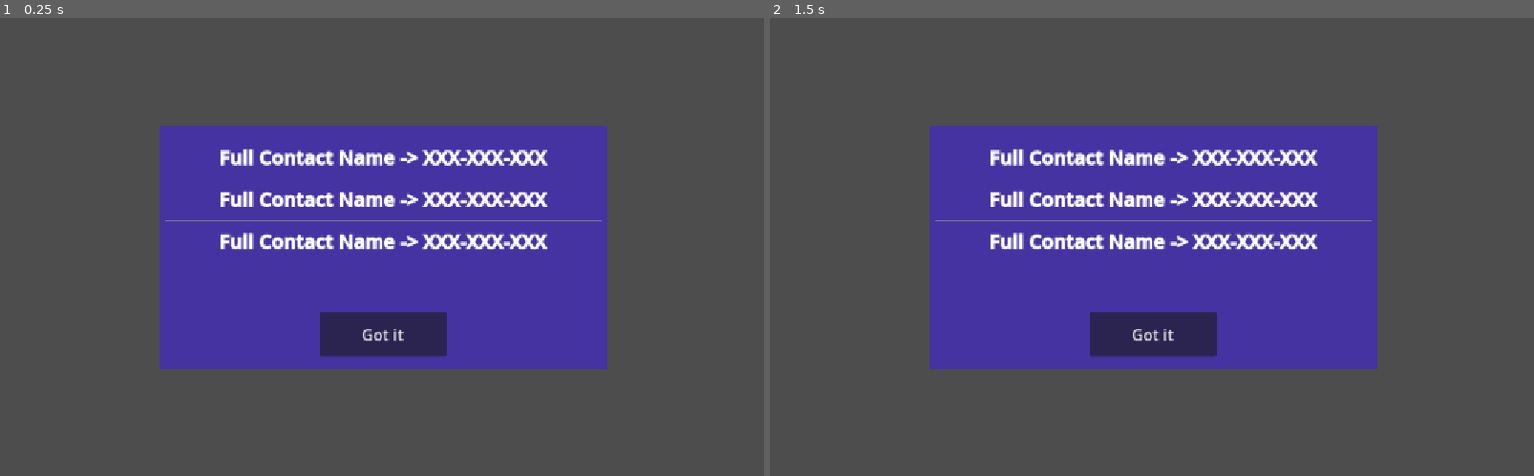
Above: before the commit, frames 1-2 (left to right).
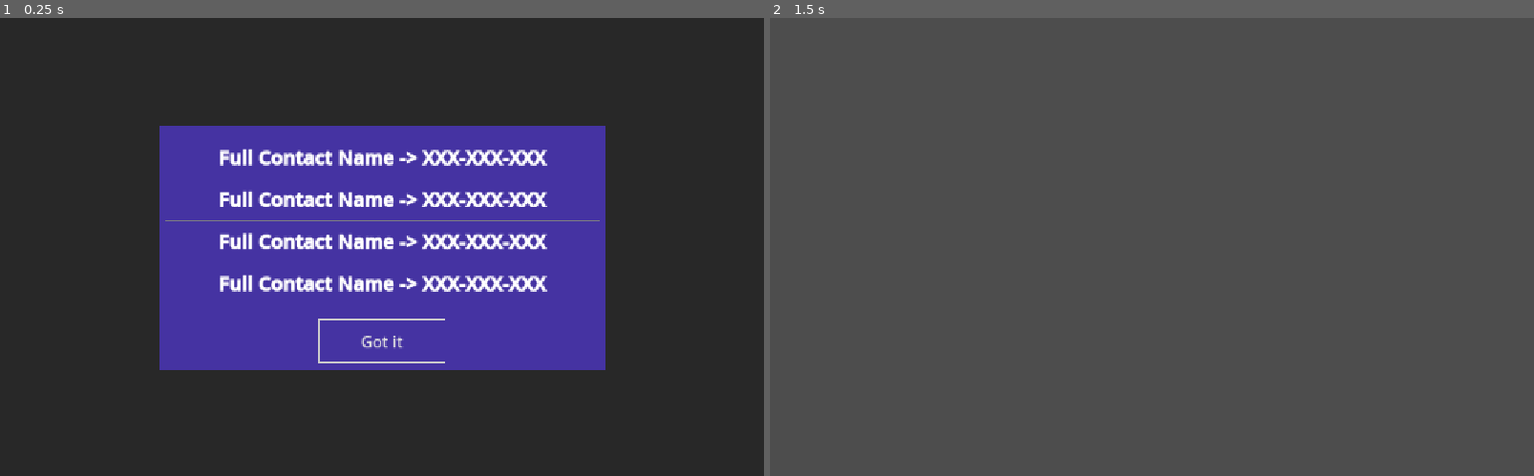
Above: after the commit, the same moments.

Repository: cyschneck/new-phone-who-dis
Game: Godot game, scene res://scenes/manager/correct_popup.tscn
Same seed, same stepped clock (60 frames per second), same inputs: the game is played once before the commit and once after it. This scene is started directly instead of the project's main scene.
Inputs (mouse positions are in pixels of both pictures, inside the frame that each line leads up to):
- Up to frame 1 (0.25 s): no input
- Up to frame 2 (1.5 s): click "Got it" at 0.5 s; click (1152, 334) at 1.25 s, where only the run before the commit has a clickable "Got it"

The runs differ from the first frame. In frame 1, 73% of the frame differs, in the area x 0-100%, y 0-100%; in frame 2, 31%.

Commit message:
prevent passthrough mouse input on popup

Diff:
--- a/new-phone-who-dis/scenes/manager/correct_popup.tscn
+++ b/new-phone-who-dis/scenes/manager/correct_popup.tscn
@@ -1,45 +1,59 @@
-[gd_scene load_steps=3 format=3 uid="uid://brrq7l7yd1vy"]
+[gd_scene load_steps=5 format=3 uid="uid://brrq7l7yd1vy"]
 
 [ext_resource type="Script" uid="uid://cckvljikq27y" path="res://scripts/managers/correct_popup.gd" id="1_we1my"]
 [ext_resource type="PackedScene" uid="uid://bagtumglcy8a2" path="res://scenes/manager/correct_guess.tscn" id="2_r26vb"]
 
-[node name="CorrectPopup" type="ColorRect"]
-top_level = true
-z_index = 1
+[sub_resource type="StyleBoxFlat" id="StyleBoxFlat_r26vb"]
+bg_color = Color(0.423566, 0.367161, 0.876761, 1)
+border_width_left = 2
+border_width_top = 2
+border_width_right = 2
+border_width_bottom = 2
+
+[sub_resource type="StyleBoxFlat" id="StyleBoxFlat_ts6l2"]
+bg_color = Color(0.6, 0.6, 0.6, 0)
+border_width_left = 2
+border_width_top = 2
+border_width_right = 2
+border_width_bottom = 2
+
+[node name="CorrectPopup" type="CanvasLayer"]
+process_mode = 3
+script = ExtResource("1_we1my")
+
+[node name="BlockInput" type="ColorRect" parent="."]
+anchors_preset = 15
+anchor_right = 1.0
+anchor_bottom = 1.0
+grow_horizontal = 2
+grow_vertical = 2
+color = Color(0, 0, 0, 0.47451)
+
+[node name="Container" type="Control" parent="."]
+custom_minimum_size = Vector2(700, 385)
+layout_mode = 3
 anchors_preset = 8
 anchor_left = 0.5
 anchor_top = 0.5
 anchor_right = 0.5
 anchor_bottom = 0.5
-offset_left = -351.5
-offset_top = -192.0
-offset_right = 351.5
-offset_bottom = 192.0
+offset_left = -20.0
+offset_top = -20.0
+offset_right = 20.0
+offset_bottom = 20.0
 grow_horizontal = 2
 grow_vertical = 2
-color = Color(0.270705, 0.201221, 0.634964, 1)
-script = ExtResource("1_we1my")
+size_flags_horizontal = 4
+size_flags_vertical = 4
 
-[node name="ClosePopup" type="Button" parent="."]
-custom_minimum_size = Vector2(200, 70)
-layout_mode = 1
-anchors_preset = 7
-anchor_left = 0.5
-anchor_top = 1.0
-anchor_right = 0.5
-anchor_bottom = 1.0
-offset_left = -100.0
-offset_top = -90.0
-offset_right = 100.0
-offset_bottom = -20.0
-grow_horizontal = 2
-grow_vertical = 0
-size_flags_horizontal = 4
-size_flags_vertical = 8
-theme_override_font_sizes/font_size = 25
-text = "Got it"
+[node name="PopupColor" type="ColorRect" parent="Container"]
+show_behind_parent = true
+layout_mode = 2
+offset_right = 700.0
+offset_bottom = 385.0
+color = Color(0.270588, 0.2, 0.635294, 1)
 
-[node name="MarginContainer" type="MarginContainer" parent="."]
+[node name="MarginContainer" type="MarginContainer" parent="Container"]
 layout_mode = 1
 anchors_preset = 15
 anchor_right = 1.0
@@ -51,26 +65,42 @@
 theme_override_constants/margin_right = 10
 theme_override_constants/margin_bottom = 10
 
-[node name="CorrectAnswers" type="VBoxContainer" parent="MarginContainer"]
+[node name="CorrectAnswers" type="VBoxContainer" parent="Container/MarginContainer"]
 layout_mode = 2
 theme_override_constants/separation = 10
 
-[node name="Contact" parent="MarginContainer/CorrectAnswers" instance=ExtResource("2_r26vb")]
+[node name="Contact" parent="Container/MarginContainer/CorrectAnswers" instance=ExtResource("2_r26vb")]
 layout_mode = 2
 
-[node name="HSeparator2" type="HSeparator" parent="MarginContainer/CorrectAnswers"]
+[node name="HSeparator2" type="HSeparator" parent="Container/MarginContainer/CorrectAnswers"]
 layout_mode = 2
 
-[node name="Contact2" parent="MarginContainer/CorrectAnswers" instance=ExtResource("2_r26vb")]
+[node name="Contact2" parent="Container/MarginContainer/CorrectAnswers" instance=ExtResource("2_r26vb")]
 layout_mode = 2
 
-[node name="HSeparator3" type="HSeparator" parent="MarginContainer/CorrectAnswers"]
+[node name="HSeparator3" type="HSeparator" parent="Container/MarginContainer/CorrectAnswers"]
 layout_mode = 2
 
-[node name="Contact3" parent="MarginContainer/CorrectAnswers" instance=ExtResource("2_r26vb")]
+[node name="Contact3" parent="Container/MarginContainer/CorrectAnswers" instance=ExtResource("2_r26vb")]
 layout_mode = 2
 
-[node name="HSeparator4" type="HSeparator" parent="MarginContainer/CorrectAnswers"]
+[node name="HSeparator4" type="HSeparator" parent="Container/MarginContainer/CorrectAnswers"]
 layout_mode = 2
 
-[connection signal="pressed" from="ClosePopup" to="." method="_on_close_popup_pressed"]
+[node name="Contact4" parent="Container/MarginContainer/CorrectAnswers" instance=ExtResource("2_r26vb")]
+layout_mode = 2
+
+[node name="HSeparator5" type="HSeparator" parent="Container/MarginContainer/CorrectAnswers"]
+layout_mode = 2
+
+[node name="ClosePopup" type="Button" parent="Container/MarginContainer"]
+custom_minimum_size = Vector2(200, 70)
+layout_mode = 2
+size_flags_horizontal = 4
+size_flags_vertical = 8
+theme_override_font_sizes/font_size = 25
+theme_override_styles/hover = SubResource("StyleBoxFlat_r26vb")
+theme_override_styles/normal = SubResource("StyleBoxFlat_ts6l2")
+text = "Got it"
+
+[connection signal="pressed" from="Container/MarginContainer/ClosePopup" to="." method="_on_close_popup_pressed"]
--- a/new-phone-who-dis/scripts/managers/correct_popup.gd
+++ b/new-phone-who-dis/scripts/managers/correct_popup.gd
@@ -1,6 +1,7 @@
-extends ColorRect
+extends CanvasLayer
 
 
 func _on_close_popup_pressed() -> void:
 	# close popup
+	get_tree().paused = false
 	self.visible = false
--- a/new-phone-who-dis/scripts/managers/game_manager.gd
+++ b/new-phone-who-dis/scripts/managers/game_manager.gd
@@ -82,7 +82,7 @@
 	if correct_guesses == 3:
 		# remove existing children
 		var correct_popup = CORRECT_POPUP.instantiate()
-		var correct_answers_box = correct_popup.get_child(1).get_child(0)
+		var correct_answers_box = correct_popup.get_child(1).get_child(1).get_child(0)
 		for child in correct_answers_box.get_children():
 			child.queue_free()
 
@@ -103,6 +103,7 @@
 			correct_answers_box.add_child(new_hsep)
 
 		self.add_child(correct_popup)
+		get_tree().paused = true
 
 
 func order_contacts() -> void:
